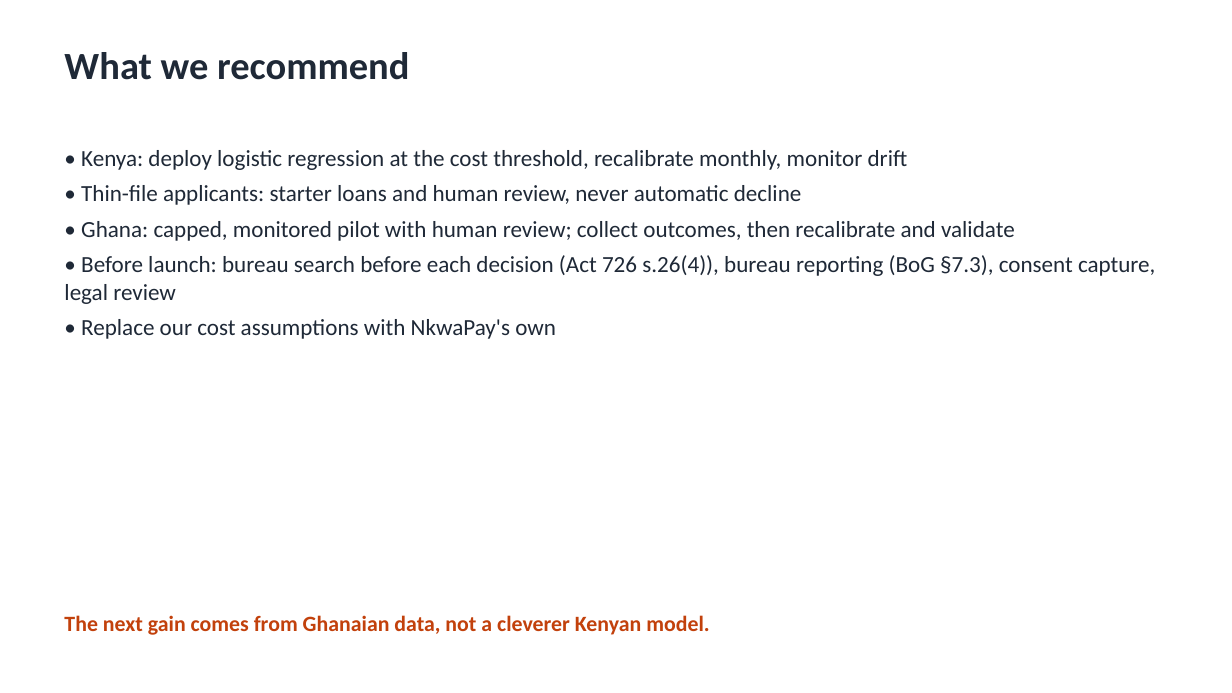
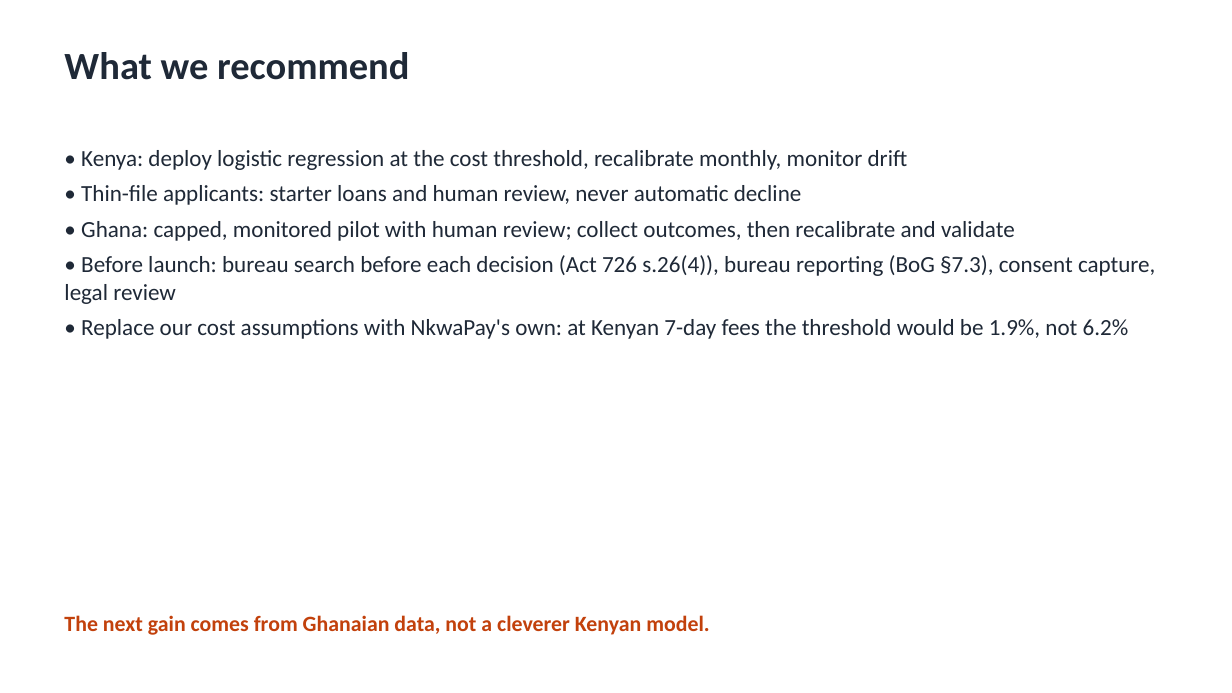
Before and after one commit to ASU-MICS-2028/mle-group-3-prosit-2, a slide deck: slide 13 of slides/NkwaPay_Debrief_Group3.pptx (slide 12 before the commit). Drawn at 1232x693 pixels with LibreOffice and Linux fonts; fonts in the diff are those of the drawing. Boxes give left, top, right and bottom in pixels: in the first picture for what was removed or moved away, otherwise in the second. Text is boxed around its words. In the diff, an @@ line names an element or a change of style, - is before the commit and + after.

Commit message:
Slides: add fee sensitivity, loan-limit test, starter-loan cost, earlier-default rule and Directive gaps

```diff
--- a/slides/NkwaPay_Debrief_Group3.pptx
+++ b/slides/NkwaPay_Debrief_Group3.pptx
@@ text at box(81, 319, 1129, 339): text changed @@
-• Replace our cost assumptions with NkwaPay's own
+• Replace our cost assumptions with NkwaPay's own: at Kenyan 7-day fees the threshold would be 1.9%, not 6.2%
```
Also in this commit, not shown: 3 other slides changed, 1 slide added, 2 other files.
